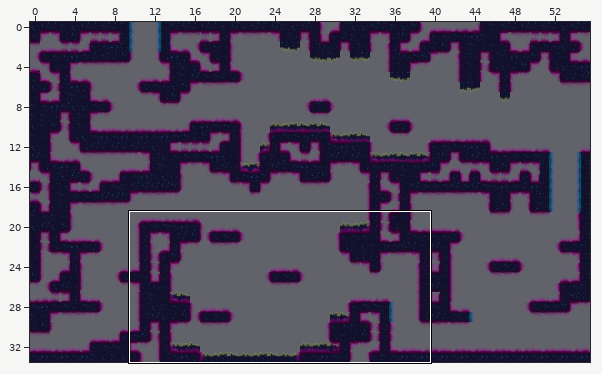
One commit to this Tiled map: travail/scene_04.tmx. The first picture is a wide view before the edit; the outline marks the close-up.
Close-up. The starting point:
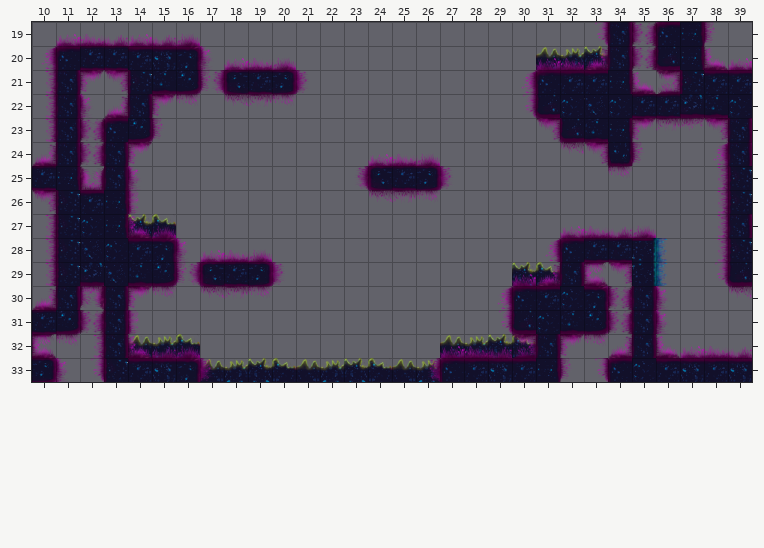
Cells are 64x64 px. Shown: x 10..39, y 19..33. The commit also changed other parts of the map, which this record leaves out. Tiles whose own drawing changed are shown in their newer look in all pictures.
And afterwards:
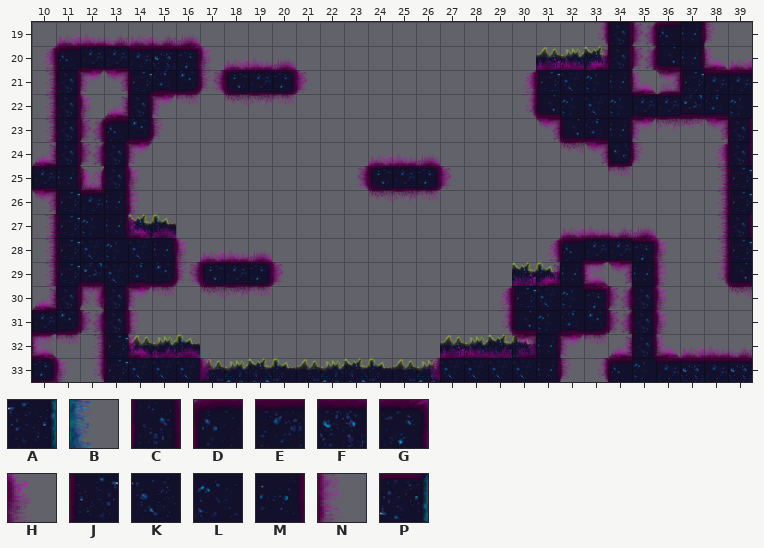
Key: from "place_holder_scene_02": A 29, B 30, C 53, D 73, E 74, F 75, G 76, H 77, J 90, K 91, L 92, M 93, N 94, P 131.
_ is an empty cell, . an unchanged one.
See-through tiles are keyed as they look on the map.
From old to new:
--- layer "ground_02_s4"
@@ x 31..33 @@
-21 DEE
+21 JKL
@@ x 14..35 @@
-28 EG..................._
-29 ..................C.._
-30 ................DE....
+28 KM...................G
+29 ..................M..M
+30 ................JK....
@@ x 13..31 @@
-32 C.................C
-33 .EFG..........DEFE.
+32 J.................M
+33 .KKK..........KKKK.
--- layer "ground_01_s4"
@@ x 36..36 @@
-28 B
-29 B
+28 H
+29 N
--- layer "wall_s4"
@@ x 35..35 @@
-28 P
-29 A
+28 _
+29 _
Boxes around the changes in both close-ups, in picture pixels (x1, y1, x2, y2):
changed: (536, 70, 608, 94)
changed: (128, 238, 176, 262)
changed: (632, 238, 668, 286)
changed: (512, 262, 584, 310)
changed: (105, 334, 200, 382)
changed: (440, 334, 560, 382)
